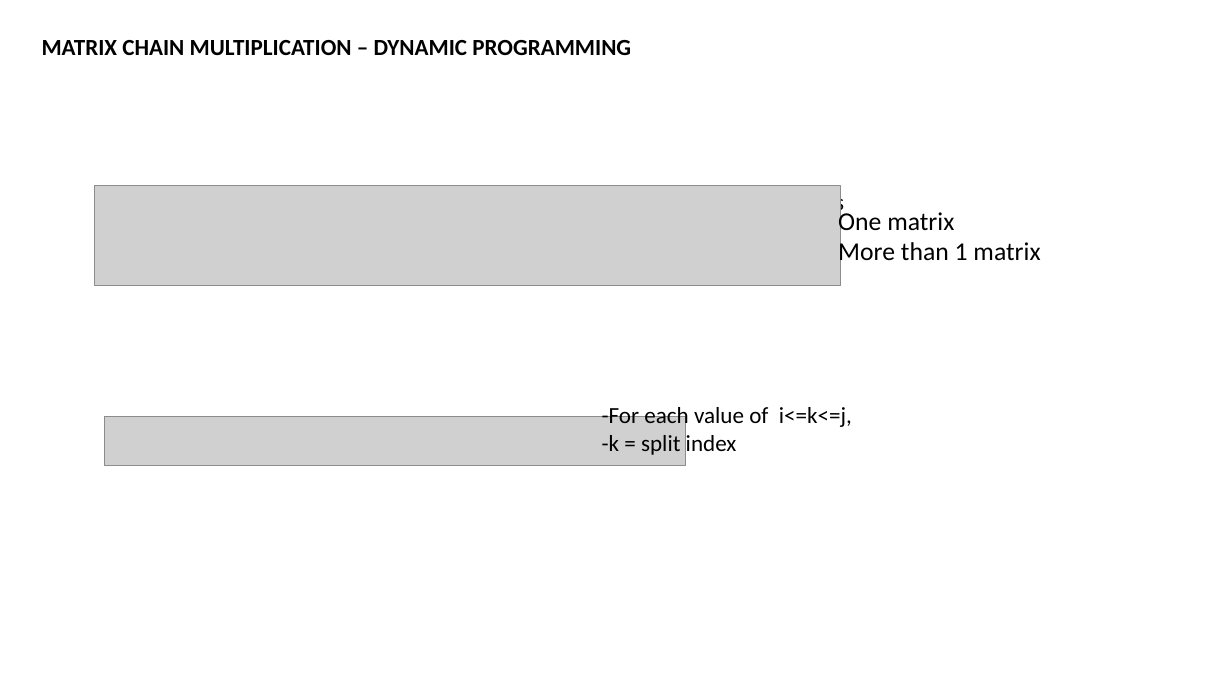
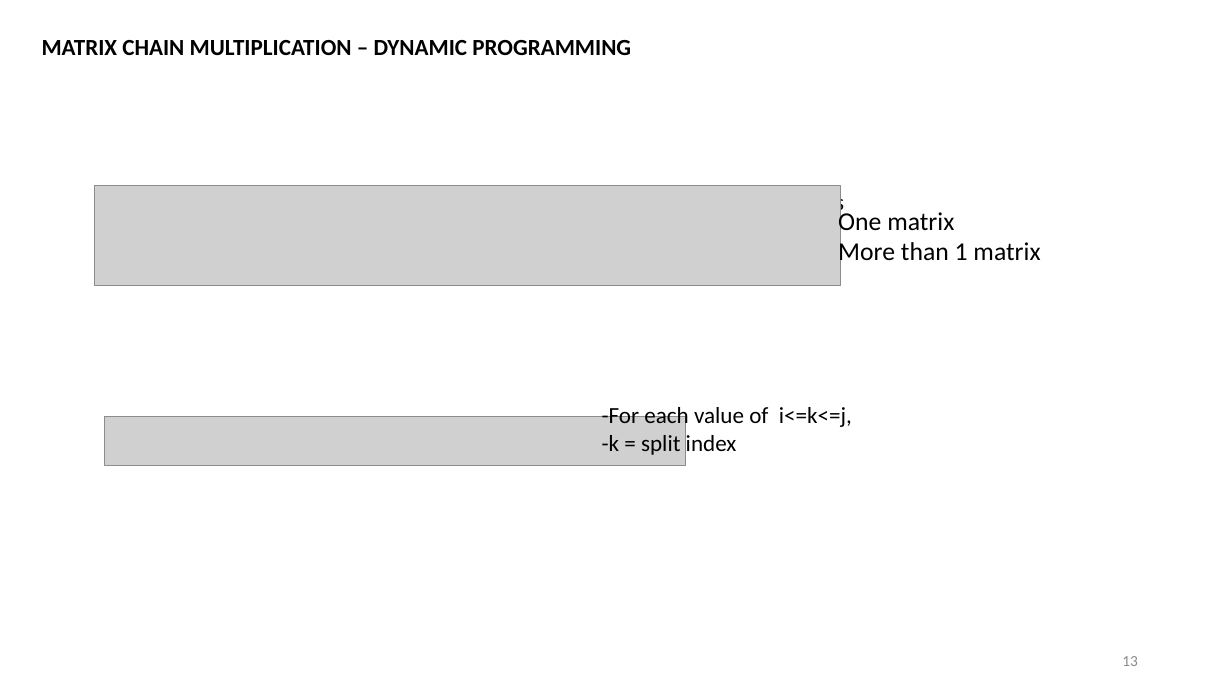
Before and after one commit to chetnadua008/Matrix-Multiplication-Programs, a slide deck: slide 13 of MATRIX MULTIPLICATION_026.pptx. Drawn at 1232x693 pixels with LibreOffice and Linux fonts; fonts in the diff are those of the drawing; grey boxes stand for pictures. Boxes give left, top, right and bottom in pixels: in the first picture for what was removed or moved away, otherwise in the second. Text is boxed around its words. In the diff, an @@ line names an element or a change of style, - is before the commit and + after.

```diff
--- a/MATRIX MULTIPLICATION_026.pptx
+++ b/MATRIX MULTIPLICATION_026.pptx
@@ page number added at <box>1122,656,1138,666</box>, 12 pt, text #8C8C8C @@
+13
```
Also in this commit, not shown: 24 other slides changed, 1 slide added, 1 slide removed.
